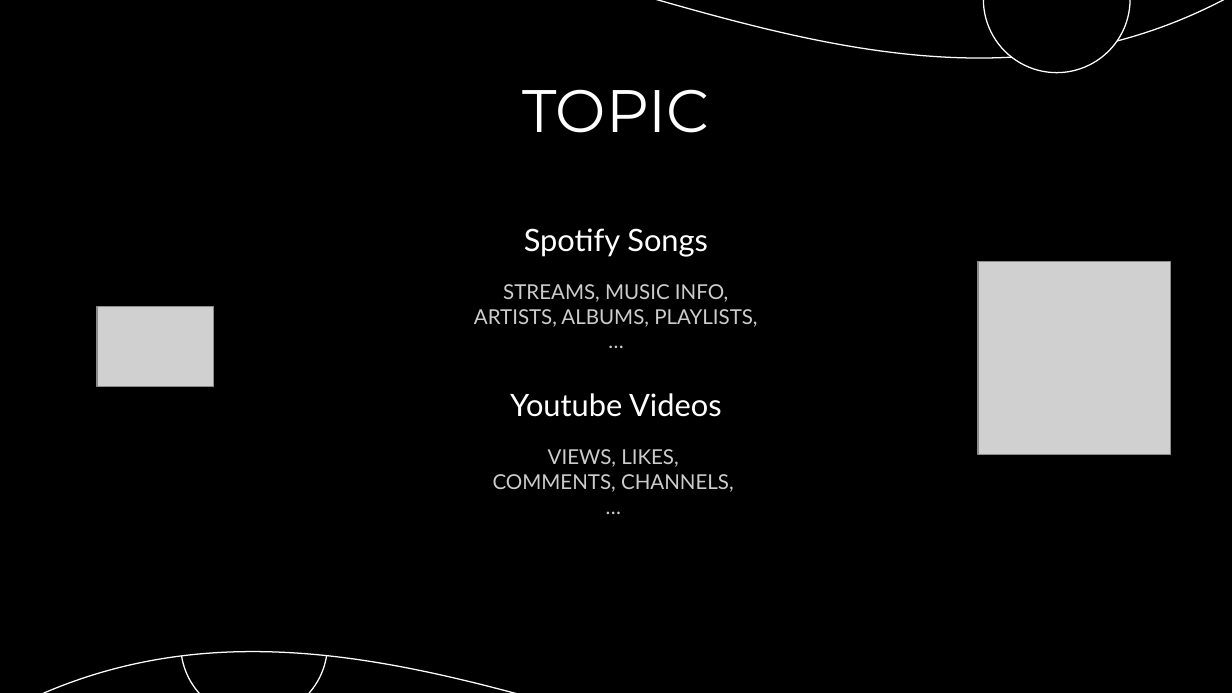
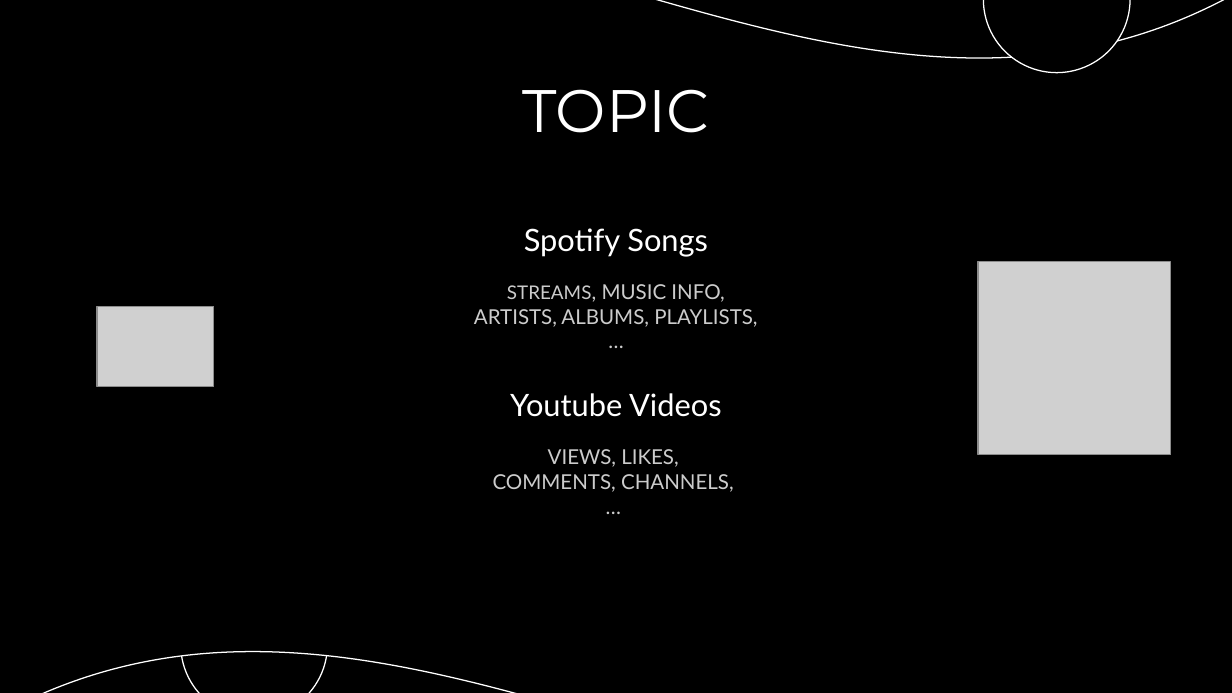
Before and after one commit to GianlucaAntolini/FRANGI_DB2, a slide deck: slide 2 of Presentation/slides.pptx. Drawn at 1232x693 pixels with LibreOffice and Linux fonts; fonts in the diff are those of the drawing; grey boxes stand for pictures; background and template pictures are left out. Boxes give left, top, right and bottom in pixels: in the first picture for what was removed or moved away, otherwise in the second. Text is boxed around its words. In the diff, an @@ line names an element or a change of style, - is before the commit and + after.

```diff
--- a/Presentation/slides.pptx
+++ b/Presentation/slides.pptx
@@ text at (x1=474, y1=284, x2=757, y2=327): size 12 to 11 pt in "STREAMS," @@
```
Also in this commit, not shown: 5 other slides changed, 4 slides added, 18 other files.
